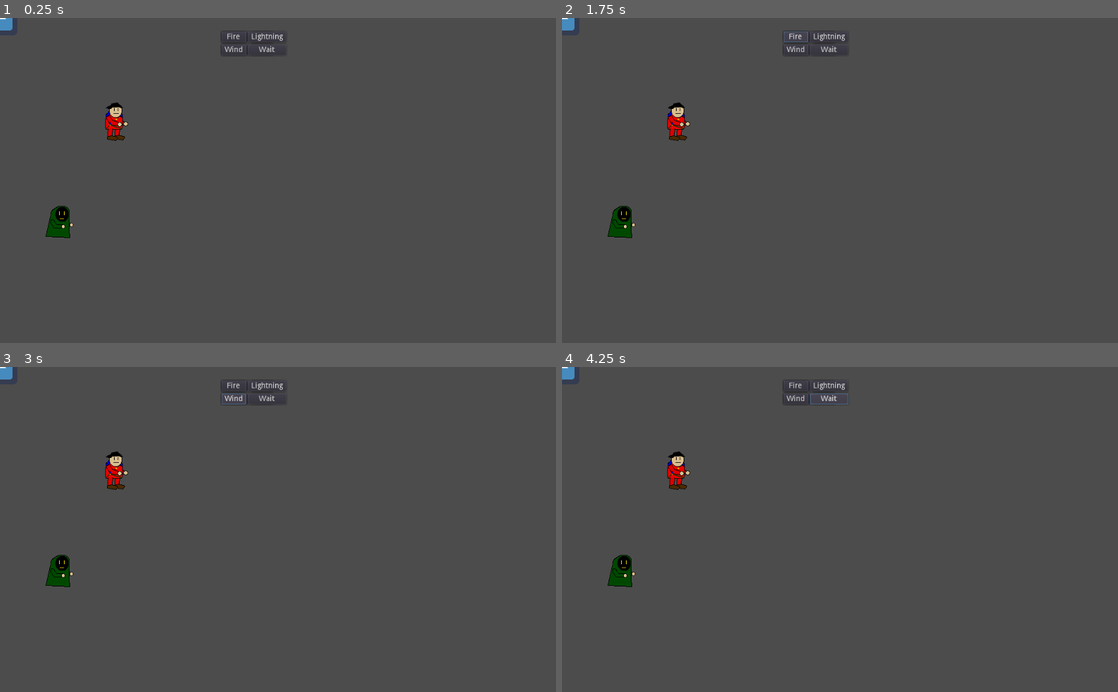
Above: before the commit, frames 1-4 (two rows, left to right).
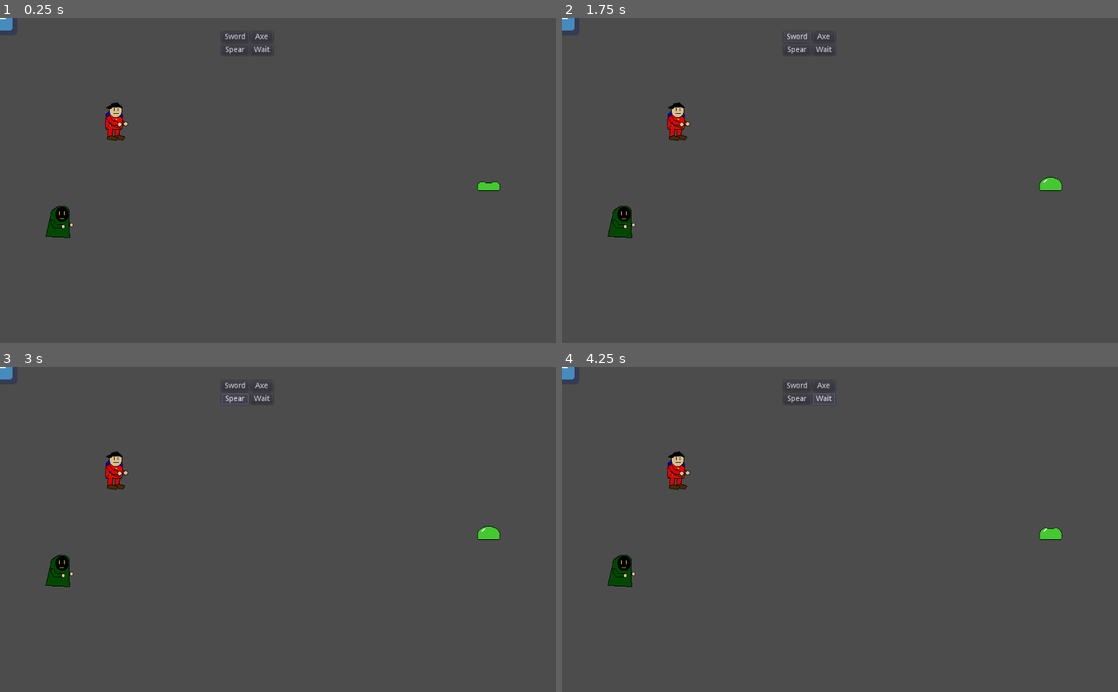
Above: after the commit, the same moments.

Repository: Mariolink528/Spellblade-Arena
Game: Godot game, scene res://Main.tscn
Two runs of this game, one before a commit and one after it. Both use one fixed random seed, a clock stepped at 60 frames per second and the inputs below. The engine's default icon, where the game draws it, is replaced by a stand-in: a white triangle on a blue panel in a dark square.
Inputs:
- Up to frame 1 (0.25 s): no input
- Up to frame 2 (1.75 s): click "Sword" at 0.5 s; click "Fire" at 1.25 s
- Up to frame 3 (3 s): click "Axe" at 2 s; click "Spear" at 2.75 s
- Up to frame 4 (4.25 s): click "Wait" at 3.5 s

The runs differ from the first frame. In frame 1, 0.3% of the frame differs, in the area x 40-90%, y 4-54%; in frame 2, 0.4%, in the area x 39-90%, y 4-54%; in frame 3, 0.4%; in frame 4, 0.4%.

Commit message:
adding initial combat

Diff:
--- a/Battle.gd
+++ b/Battle.gd
@@ -4,13 +4,30 @@
 # Declare member variables here. Examples:
 # var a = 2
 # var b = "text"
-
+signal enemy_turn
 
 # Called when the node enters the scene tree for the first time.
 func _ready():
-	pass # Replace with function body.
+	$Battle_Menu/Mage_Menu.hide()
+
+#Knight Menu Functions
+func _on_Sword_Button_pressed():
+	$Enemy.hp -= $Knight.dmg
+	if $Enemy.hp <= 0:
+		$Enemy.queue_free()
+	$Battle_Menu/Knight_Menu.hide()
+	$Battle_Menu/Mage_Menu.show()
 
 
-# Called every frame. 'delta' is the elapsed time since the previous frame.
-#func _process(delta):
-#	pass
+#Mage Menu functions
+func _on_Fire_Button_pressed():
+	$Enemy.hp -= $Mage.dmg
+	if $Enemy.hp <= 0:
+		$Enemy.queue_free()
+	$Battle_Menu/Mage_Menu.hide()
+	emit_signal("enemy_turn")
+
+
+#enemy turn connection
+func _on_Enemy_player_turn():
+		$Battle_Menu/Knight_Menu.show()
--- a/Enemy.gd
+++ b/Enemy.gd
@@ -3,12 +3,11 @@
 
 var hp = 20
 
-
+signal player_turn
 # Called when the node enters the scene tree for the first time.
 func _ready():
 	pass # Replace with function body.
 
 
-# Called every frame. 'delta' is the elapsed time since the previous frame.
-#func _process(delta):
-#	pass
+func _on_Battle_enemy_turn():
+	emit_signal("player_turn")
--- a/Knight.gd
+++ b/Knight.gd
@@ -2,7 +2,7 @@
 
 
 var hp = 20
-
+var dmg = 3
 
 # Called when the node enters the scene tree for the first time.
 func _ready():
--- a/Mage.gd
+++ b/Mage.gd
@@ -3,6 +3,7 @@
 
 var hp = 15
 
+var dmg = 5
 
 # Called when the node enters the scene tree for the first time.
 func _ready():
--- a/Main.tscn
+++ b/Main.tscn
@@ -1,6 +1,6 @@
-[gd_scene load_steps=11 format=2]
+[gd_scene load_steps=16 format=2]
 
-[ext_resource path="res://PlayerStats.gd" type="Script" id=1]
+[ext_resource path="res://Slime.png" type="Texture" id=1]
 [ext_resource path="res://Knight-1.png.png" type="Texture" id=2]
 [ext_resource path="res://Mage-1.png.png" type="Texture" id=3]
 [ext_resource path="res://icon.png" type="Texture" id=4]
@@ -20,6 +20,30 @@
 [sub_resource type="SpriteFrames" id=2]
 animations = [ {
 "frames": [ ExtResource( 3 ) ],
+"loop": true,
+"name": "default",
+"speed": 5.0
+} ]
+
+[sub_resource type="AtlasTexture" id=3]
+atlas = ExtResource( 1 )
+region = Rect2( 0, 0, 64, 64 )
+
+[sub_resource type="AtlasTexture" id=4]
+atlas = ExtResource( 1 )
+region = Rect2( 64, 0, 64, 64 )
+
+[sub_resource type="AtlasTexture" id=5]
+atlas = ExtResource( 1 )
+region = Rect2( 0, 64, 64, 64 )
+
+[sub_resource type="AtlasTexture" id=6]
+atlas = ExtResource( 1 )
+region = Rect2( 64, 64, 64, 64 )
+
+[sub_resource type="SpriteFrames" id=7]
+animations = [ {
+"frames": [ SubResource( 3 ), SubResource( 4 ), SubResource( 5 ), SubResource( 6 ) ],
 "loop": true,
 "name": "default",
 "speed": 5.0
@@ -132,5 +156,13 @@
 position = Vector2( 899.274, 302.943 )
 script = ExtResource( 5 )
 
-[node name="PlayerStats" type="Node" parent="."]
-script = ExtResource( 1 )
+[node name="AnimatedSprite" type="AnimatedSprite" parent="Battle/Enemy"]
+frames = SubResource( 7 )
+frame = 1
+speed_scale = 1.323
+playing = true
+
+[connection signal="enemy_turn" from="Battle" to="Battle/Enemy" method="_on_Battle_enemy_turn"]
+[connection signal="pressed" from="Battle/Battle_Menu/Knight_Menu/Sword_Button" to="Battle" method="_on_Sword_Button_pressed"]
+[connection signal="pressed" from="Battle/Battle_Menu/Mage_Menu/Fire_Button" to="Battle" method="_on_Fire_Button_pressed"]
+[connection signal="player_turn" from="Battle/Enemy" to="Battle" method="_on_Enemy_player_turn"]
--- a/PlayerStats.gd
+++ /dev/null
@@ -1,20 +0,0 @@
-extends Node
-
-
-var knight_max_hp = 25
-
-var knight_damage = 3
-
-var mage_max_hp = 20
-
-var mage_damage = 5
-
-
-# Called when the node enters the scene tree for the first time.
-func _ready():
-	pass # Replace with function body.
-
-
-# Called every frame. 'delta' is the elapsed time since the previous frame.
-#func _process(delta):
-#	pass
Binary file added: Slime.png
Not shown, added: Slime.png.import
